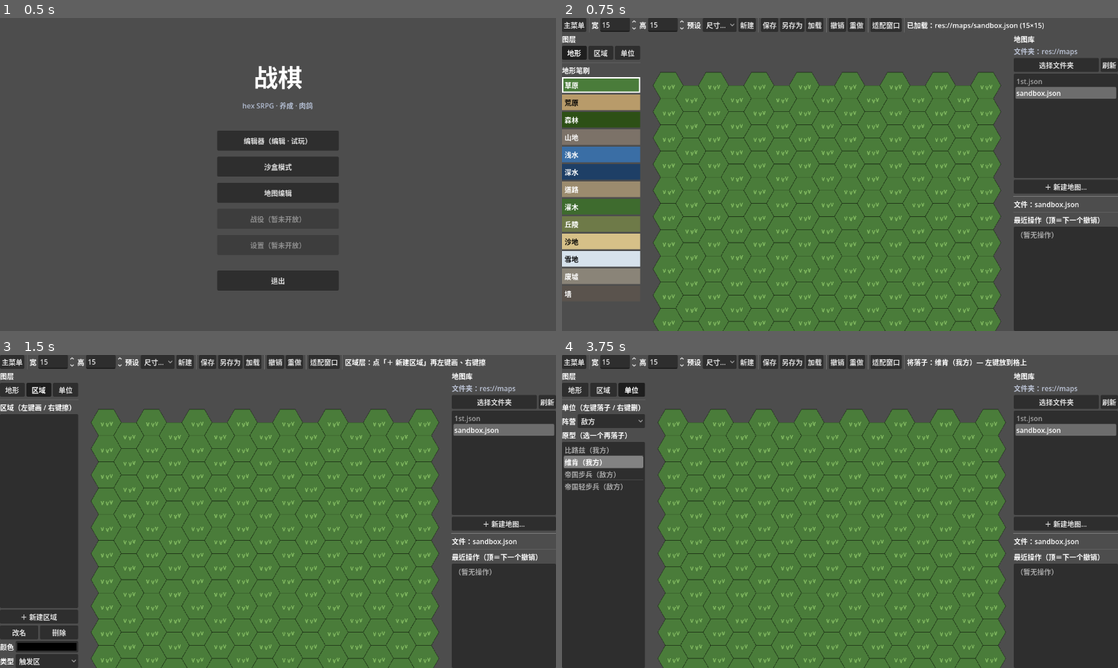
Above: before the commit, frames 1-4 (two rows, left to right).
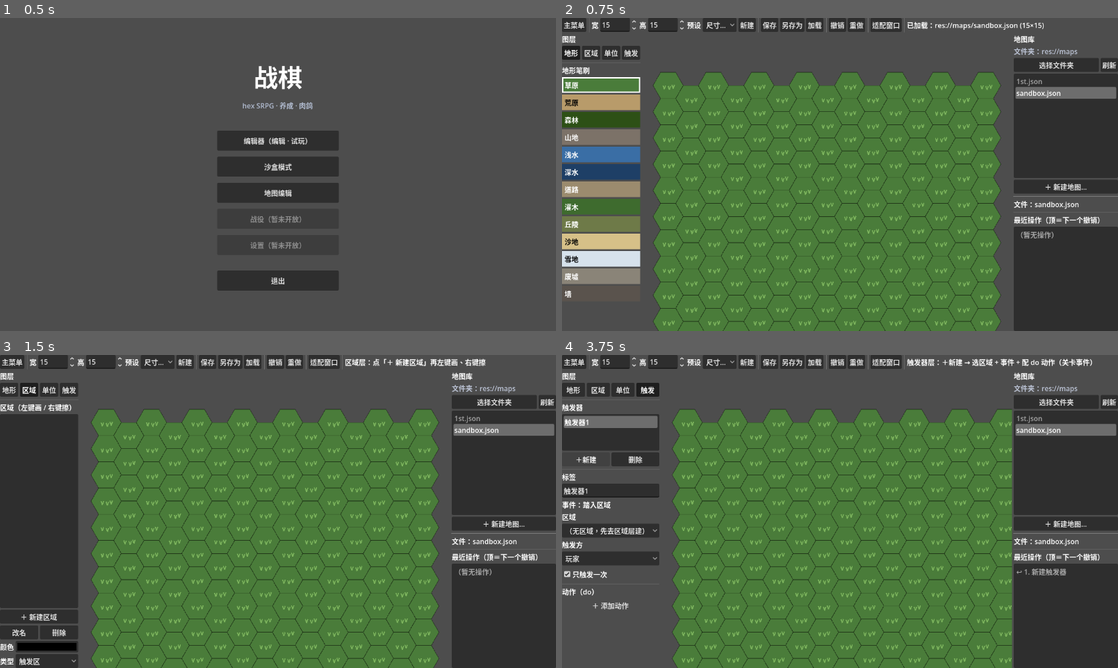
Above: after the commit, the same moments.

Repository: PileErico/SRPG
Game: Godot game, scene res://StartMenu.tscn
Two runs of this game, one before a commit and one after it. Both use one fixed random seed, a clock stepped at 60 frames per second and the inputs below.
Inputs (mouse positions are in pixels of both pictures, inside the frame that each line leads up to):
- Up to frame 1 (0.5 s): no input
- Up to frame 2 (0.75 s): click "地图编辑" at 0.5 s
- Up to frame 3 (1.5 s): click "区域" at 1.25 s
- Up to frame 4 (3.75 s): click (628, 389) at 2 s, where only the run after the commit has a clickable "触发"; click (645, 389) at 2.75 s, where only the run after the commit has a clickable "触发"; click (584, 458) at 3.5 s, where only the run after the commit has a clickable "＋新建"

Frame 1 is identical in both runs. In frame 2, 0.2% of the frame differs, in the area x 0-14%, y 8-14%; in frame 3, 0.2%; in frame 4, 24%, in the area x 0-96%, y 1-100%.

Commit message:
feat(editor): 触发器层编辑器 UI（第 4 图层）
MapEditor 加「触发器」层（地形/区域/单位/触发器 四层齐）：
- 触发器列表（＋新建/删除）+ when 表单（标签/区域下拉/触发方/只一次）
- do 动作动态编辑：＋添加动作菜单（弹消息/召唤单位〔原型+阵营+col/row〕/激活AI组），每行 ✕ 删
- 写 map_triggers；撤销含 triggers（_copy_map_triggers）；_trig_loading 守卫填表单不回写
- headless 验证: 建/绑区域/加动作/设字段/to_json/删动作+删触发器+撤销

Co-Authored-By: Claude Opus 4.8 (1M context) <noreply@anthropic.com>

Diff:
--- a/MapEditor.gd
+++ b/MapEditor.gd
@@ -76,6 +76,19 @@
 var _unit_proto = null     # 当前要落子的原型（null=未选）
 var _unit_faction := "enemy"   # 落子阵营（关卡敌人居多，默认敌方）
 var _unit_protos := []     # 内置原型缓存（data/unit_prototypes.json）
+
+# —— 触发器层：authoring 关卡事件（when 条件 → do 动作），存进地图 triggers 字段 ——
+const TRIG_FACTIONS := [["player", "玩家"], ["any", "任意"]]
+const TRIG_ACTION_TYPES := [["show_message", "弹消息"], ["spawn_unit", "召唤单位"], ["activate_aggro", "激活AI组"]]
+var _trigger_panel: Control
+var _trigger_list: ItemList
+var _active_trigger_idx := -1
+var _trig_label_edit: LineEdit
+var _trig_region_opt: OptionButton
+var _trig_faction_opt: OptionButton
+var _trig_once_chk: CheckBox
+var _trig_do_box: VBoxContainer   # do 动作行容器
+var _trig_loading := false        # 填表单时抑制回写（避免 set 信号回写到错对象）
 
 var current_path := ""     # 当前地图对应的本地文件（空＝尚未存盘）
 var _dirty := false        # 自上次存/读以来是否有改动
@@ -316,6 +329,7 @@
 	layer_row.add_child(terr_btn)
 	layer_row.add_child(_layer_button("区域", "region", lg))
 	layer_row.add_child(_layer_button("单位", "unit", lg))
+	layer_row.add_child(_layer_button("触发", "trigger", lg))
 	sidebar.add_child(layer_row)
 	sidebar.add_child(HSeparator.new())
 
@@ -330,6 +344,10 @@
 	_unit_panel = _build_unit_tools()
 	_unit_panel.visible = false
 	sidebar.add_child(_unit_panel)
+	# 触发器工具区（当前层=触发器时显示）
+	_trigger_panel = _build_trigger_tools()
+	_trigger_panel.visible = false
+	sidebar.add_child(_trigger_panel)
 	return sidebar
 
 # 图层切换按钮（toggle，分组互斥）
@@ -349,11 +367,19 @@
 	if _terrain_panel: _terrain_panel.visible = (id == "terrain")
 	if _region_panel: _region_panel.visible = (id == "region")
 	if _unit_panel: _unit_panel.visible = (id == "unit")
+	if _trigger_panel: _trigger_panel.visible = (id == "trigger")
+	if id == "trigger":
+		_refresh_trigger_list()
+		if _active_trigger_idx < 0 and not map_triggers.is_empty():
+			_active_trigger_idx = 0
+		_load_trigger_form()
 	if canvas: canvas.queue_redraw()
 	if id == "region" and regions.is_empty():
 		set_status("区域层：点「＋ 新建区域」再左键画、右键擦")
 	elif id == "unit":
 		set_status("单位层：选原型 + 阵营 → 左键落子 / 右键删除（摆这一关的单位）")
+	elif id == "trigger":
+		set_status("触发器层：＋新建 → 选区域 + 事件 + 配 do 动作（关卡事件）")
 	else:
 		set_status("当前层：%s" % ("地形" if id == "terrain" else "区域"))
 
@@ -510,6 +536,288 @@
 			_stroke_dirty = true
 	if canvas: canvas.queue_redraw()
 
+# ============ 触发器层（authoring 关卡事件：when 条件 → do 动作）============
+
+func _build_trigger_tools() -> Control:
+	var v := VBoxContainer.new()
+	v.size_flags_vertical = Control.SIZE_EXPAND_FILL
+	v.add_child(_make_label("触发器"))
+	_trigger_list = ItemList.new()
+	_trigger_list.custom_minimum_size = Vector2(0, 84)
+	_trigger_list.item_selected.connect(_on_trigger_selected)
+	v.add_child(_trigger_list)
+	var brow := HBoxContainer.new()
+	var add_b := Button.new()
+	add_b.text = "＋新建"
+	add_b.size_flags_horizontal = Control.SIZE_EXPAND_FILL
+	add_b.pressed.connect(_on_add_trigger)
+	brow.add_child(add_b)
+	var del_b := Button.new()
+	del_b.text = "删除"
+	del_b.size_flags_horizontal = Control.SIZE_EXPAND_FILL
+	del_b.pressed.connect(_on_delete_trigger)
+	brow.add_child(del_b)
+	v.add_child(brow)
+	v.add_child(HSeparator.new())
+	var scroll := ScrollContainer.new()
+	scroll.size_flags_vertical = Control.SIZE_EXPAND_FILL
+	scroll.horizontal_scroll_mode = ScrollContainer.SCROLL_MODE_DISABLED
+	var form := VBoxContainer.new()
+	form.size_flags_horizontal = Control.SIZE_EXPAND_FILL
+	scroll.add_child(form)
+	v.add_child(scroll)
+	form.add_child(_make_label("标签"))
+	_trig_label_edit = LineEdit.new()
+	_trig_label_edit.text_changed.connect(func(t: String): _set_trig_field("label", t))
+	form.add_child(_trig_label_edit)
+	form.add_child(_make_label("事件：踏入区域"))
+	form.add_child(_make_label("区域"))
+	_trig_region_opt = OptionButton.new()
+	_trig_region_opt.item_selected.connect(_on_trig_region_selected)
+	form.add_child(_trig_region_opt)
+	form.add_child(_make_label("触发方"))
+	_trig_faction_opt = OptionButton.new()
+	for i in TRIG_FACTIONS.size():
+		_trig_faction_opt.add_item(TRIG_FACTIONS[i][1], i)
+	_trig_faction_opt.item_selected.connect(func(idx: int): _set_trig_when("by_faction", TRIG_FACTIONS[idx][0]))
+	form.add_child(_trig_faction_opt)
+	_trig_once_chk = CheckBox.new()
+	_trig_once_chk.text = "只触发一次"
+	_trig_once_chk.toggled.connect(func(on: bool): _set_trig_when("once", on))
+	form.add_child(_trig_once_chk)
+	form.add_child(HSeparator.new())
+	form.add_child(_make_label("动作（do）"))
+	_trig_do_box = VBoxContainer.new()
+	_trig_do_box.size_flags_horizontal = Control.SIZE_EXPAND_FILL
+	form.add_child(_trig_do_box)
+	return v
+
+func active_trigger() -> Dictionary:
+	if _active_trigger_idx >= 0 and _active_trigger_idx < map_triggers.size():
+		return map_triggers[_active_trigger_idx] as Dictionary
+	return {}
+
+func _unique_trigger_id() -> String:
+	var used := {}
+	for t in map_triggers:
+		used[str(t.get("id", ""))] = true
+	var n := 1
+	while used.has("trig_%d" % n):
+		n += 1
+	return "trig_%d" % n
+
+func _on_add_trigger() -> void:
+	_push_undo(_snapshot(), "新建触发器")
+	map_triggers.append({"id": _unique_trigger_id(), "label": "触发器%d" % (map_triggers.size() + 1),
+		"when": {"event": "enter_region", "region": "", "by_faction": "player", "once": true}, "do": []})
+	_active_trigger_idx = map_triggers.size() - 1
+	_dirty = true
+	_refresh_trigger_list()
+	_load_trigger_form()
+
+func _on_delete_trigger() -> void:
+	if active_trigger().is_empty():
+		return
+	_push_undo(_snapshot(), "删除触发器")
+	map_triggers.remove_at(_active_trigger_idx)
+	_active_trigger_idx = mini(_active_trigger_idx, map_triggers.size() - 1)
+	_dirty = true
+	_refresh_trigger_list()
+	_load_trigger_form()
+
+func _on_trigger_selected(idx: int) -> void:
+	_active_trigger_idx = idx
+	_load_trigger_form()
+
+func _refresh_trigger_list() -> void:
+	if _trigger_list == null:
+		return
+	_trigger_list.clear()
+	for t in map_triggers:
+		_trigger_list.add_item(str(t.get("label", t.get("id", "触发器"))))
+	if _active_trigger_idx >= 0 and _active_trigger_idx < map_triggers.size():
+		_trigger_list.select(_active_trigger_idx)
+
+func _set_trig_field(key: String, val) -> void:
+	if _trig_loading:
+		return
+	var t := active_trigger()
+	if t.is_empty():
+		return
+	t[key] = val
+	_dirty = true
+	if key == "label" and _trigger_list != null and _active_trigger_idx >= 0:
+		_trigger_list.set_item_text(_active_trigger_idx, str(val))
+
+func _set_trig_when(key: String, val) -> void:
+	if _trig_loading:
+		return
+	var t := active_trigger()
+	if t.is_empty():
+		return
+	if typeof(t.get("when")) != TYPE_DICTIONARY:
+		t["when"] = {}
+	t["when"][key] = val
+	_dirty = true
+
+func _on_trig_region_selected(idx: int) -> void:
+	if _trig_loading:
+		return
+	if idx >= 0 and idx < regions.size():
+		_set_trig_when("region", str(regions[idx].get("id", "")))
+
+func _load_trigger_form() -> void:
+	_trig_loading = true
+	var t := active_trigger()
+	var has := not t.is_empty()
+	_trig_label_edit.editable = has
+	_trig_label_edit.text = str(t.get("label", "")) if has else ""
+	_trig_region_opt.clear()
+	if regions.is_empty():
+		_trig_region_opt.add_item("（无区域，先去区域层建）")
+	else:
+		for i in regions.size():
+			_trig_region_opt.add_item("%s (%s)" % [str(regions[i].get("label", "区域")), str(regions[i].get("id", ""))])
+	var when = t.get("when", {}) if has else {}
+	if typeof(when) == TYPE_DICTIONARY:
+		var rid := str(when.get("region", ""))
+		for i in regions.size():
+			if str(regions[i].get("id", "")) == rid:
+				_trig_region_opt.select(i)
+				break
+		var by := str(when.get("by_faction", "player"))
+		for i in TRIG_FACTIONS.size():
+			if TRIG_FACTIONS[i][0] == by:
+				_trig_faction_opt.select(i)
+		_trig_once_chk.button_pressed = bool(when.get("once", true))
+	_refresh_do_list()
+	_trig_loading = false
+
+func _refresh_do_list() -> void:
+	if _trig_do_box == null:
+		return
+	for c in _trig_do_box.get_children():
+		c.queue_free()
+	var t := active_trigger()
+	if t.is_empty():
+		_trig_do_box.add_child(_make_label("（先选 / 建一个触发器）"))
+		return
+	var dolist = t.get("do", [])
+	if typeof(dolist) == TYPE_ARRAY:
+		for i in dolist.size():
+			if typeof(dolist[i]) == TYPE_DICTIONARY:
+				_trig_do_box.add_child(_build_action_row(dolist[i], i))
+	var mb := MenuButton.new()
+	mb.text = "＋ 添加动作"
+	mb.size_flags_horizontal = Control.SIZE_EXPAND_FILL
+	var pop := mb.get_popup()
+	for i in TRIG_ACTION_TYPES.size():
+		pop.add_item(TRIG_ACTION_TYPES[i][1], i)
+	pop.id_pressed.connect(func(id: int): _on_add_action(TRIG_ACTION_TYPES[id][0]))
+	_trig_do_box.add_child(mb)
+
+func _action_cn(act: String) -> String:
+	for pair in TRIG_ACTION_TYPES:
+		if pair[0] == act:
+			return str(pair[1])
+	return act
+
+func _default_action(act: String) -> Dictionary:
+	match act:
+		"show_message":
+			return {"action": "show_message", "text": "消息"}
+		"spawn_unit":
+			return {"action": "spawn_unit", "proto_id": "", "faction": "enemy", "col": 0, "row": 0}
+		"activate_aggro":
+			return {"action": "activate_aggro", "group": ""}
+	return {"action": act}
+
+func _on_add_action(act: String) -> void:
+	var t := active_trigger()
+	if t.is_empty():
+		return
+	_push_undo(_snapshot(), "添加动作")
+	if typeof(t.get("do")) != TYPE_ARRAY:
+		t["do"] = []
+	t["do"].append(_default_action(act))
+	_dirty = true
+	_refresh_do_list()
+
+func _on_remove_action(idx: int) -> void:
+	var t := active_trigger()
+	if t.is_empty():
+		return
+	var dolist = t.get("do", [])
+	if typeof(dolist) == TYPE_ARRAY and idx >= 0 and idx < dolist.size():
+		_push_undo(_snapshot(), "删除动作")
+		dolist.remove_at(idx)
+		_dirty = true
+		_refresh_do_list()
+
+func _set_action_field(a: Dictionary, key: String, val) -> void:
+	a[key] = val
+	_dirty = true
+
+func _build_action_row(a: Dictionary, idx: int) -> Control:
+	var box := VBoxContainer.new()
+	box.add_theme_constant_override("separation", 2)
+	var head := HBoxContainer.new()
+	var lbl := _make_label("• " + _action_cn(str(a.get("action", ""))))
+	lbl.size_flags_horizontal = Control.SIZE_EXPAND_FILL
+	head.add_child(lbl)
+	var x := Button.new()
+	x.text = "✕"
+	x.pressed.connect(_on_remove_action.bind(idx))
+	head.add_child(x)
+	box.add_child(head)
+	match str(a.get("action", "")):
+		"show_message":
+			var le := LineEdit.new()
+			le.text = str(a.get("text", ""))
+			le.text_changed.connect(func(t: String): _set_action_field(a, "text", t))
+			box.add_child(le)
+		"activate_aggro":
+			var le := LineEdit.new()
+			le.placeholder_text = "组id（空=全敌方）"
+			le.text = str(a.get("group", ""))
+			le.text_changed.connect(func(t: String): _set_action_field(a, "group", t))
+			box.add_child(le)
+		"spawn_unit":
+			var protos := _load_unit_protos()
+			var po := OptionButton.new()
+			for i in protos.size():
+				po.add_item(str(protos[i].get("name", "")))
+			for i in protos.size():
+				if str(protos[i].get("id", "")) == str(a.get("proto_id", "")):
+					po.select(i)
+			po.item_selected.connect(func(i: int): _set_action_field(a, "proto_id", str(protos[i].get("id", ""))))
+			box.add_child(po)
+			var fo := OptionButton.new()
+			for i in UNIT_FACTIONS.size():
+				fo.add_item(UNIT_FACTIONS[i][1])
+				if UNIT_FACTIONS[i][0] == str(a.get("faction", "enemy")):
+					fo.select(i)
+			fo.item_selected.connect(func(i: int): _set_action_field(a, "faction", UNIT_FACTIONS[i][0]))
+			box.add_child(fo)
+			var cr := HBoxContainer.new()
+			cr.add_child(_make_label("col"))
+			var cs := SpinBox.new()
+			cs.min_value = 0
+			cs.max_value = MAX_W - 1
+			cs.value = int(a.get("col", 0))
+			cs.value_changed.connect(func(val: float): _set_action_field(a, "col", int(val)))
+			cr.add_child(cs)
+			cr.add_child(_make_label("row"))
+			var rs := SpinBox.new()
+			rs.min_value = 0
+			rs.max_value = MAX_H - 1
+			rs.value = int(a.get("row", 0))
+			rs.value_changed.connect(func(val: float): _set_action_field(a, "row", int(val)))
+			cr.add_child(rs)
+			box.add_child(cr)
+	box.add_child(HSeparator.new())
+	return box
+
 func _build_side_panel() -> Control:
 	var side := VBoxContainer.new()
 	side.custom_minimum_size = Vector2(240, 0)
@@ -1051,7 +1359,7 @@
 # ------------------------------------------------------------------ 撤销 / 重做
 
 func _snapshot() -> Dictionary:
-	return {"width": width, "height": height, "tiles": _copy_tiles(tiles), "regions": _copy_regions(regions), "map_units": _copy_map_units(map_units)}
+	return {"width": width, "height": height, "tiles": _copy_tiles(tiles), "regions": _copy_regions(regions), "map_units": _copy_map_units(map_units), "map_triggers": _copy_map_triggers(map_triggers)}
 
 # 深拷贝单位层（含 proto 嵌套字典）——撤销快照要把单位层一起拷，否则落子/删单位无法撤销
 func _copy_map_units(src: Array) -> Array:
@@ -1059,6 +1367,14 @@
 	for e in src:
 		if typeof(e) == TYPE_DICTIONARY:
 			out.append({"proto": (e.get("proto", {}) as Dictionary).duplicate(true), "col": int(e.get("col", 0)), "row": int(e.get("row", 0)), "faction": str(e.get("faction", "enemy"))})
+	return out
+
+# 深拷贝触发器层（含 when/do 嵌套）——撤销快照一起拷，否则建/删触发器与动作无法撤销
+func _copy_map_triggers(src: Array) -> Array:
+	var out := []
+	for t in src:
+		if typeof(t) == TYPE_DICTIONARY:
+			out.append(t.duplicate(true))
 	return out
 
 func _copy_tiles(src: Array) -> Array:
@@ -1093,11 +1409,16 @@
 	tiles = snap.tiles
 	regions = snap.get("regions", [])
 	map_units = snap.get("map_units", [])
+	map_triggers = snap.get("map_triggers", map_triggers)
 	_active_region_idx = clampi(_active_region_idx, -1, regions.size() - 1)
+	_active_trigger_idx = clampi(_active_trigger_idx, -1, map_triggers.size() - 1)
 	if width_spin: width_spin.value = width
 	if height_spin: height_spin.value = height
 	_refresh_canvas()
 	_refresh_region_list()
+	if _trigger_panel != null and _trigger_panel.visible:
+		_refresh_trigger_list()
+		_load_trigger_form()
 
 func begin_stroke() -> void:
 	_stroke_snapshot = _snapshot()
Not shown, changed: docs/实现现状.md
Not shown, changed: docs/编辑器合并规划.md
Not shown, changed: docs/路线图.md
